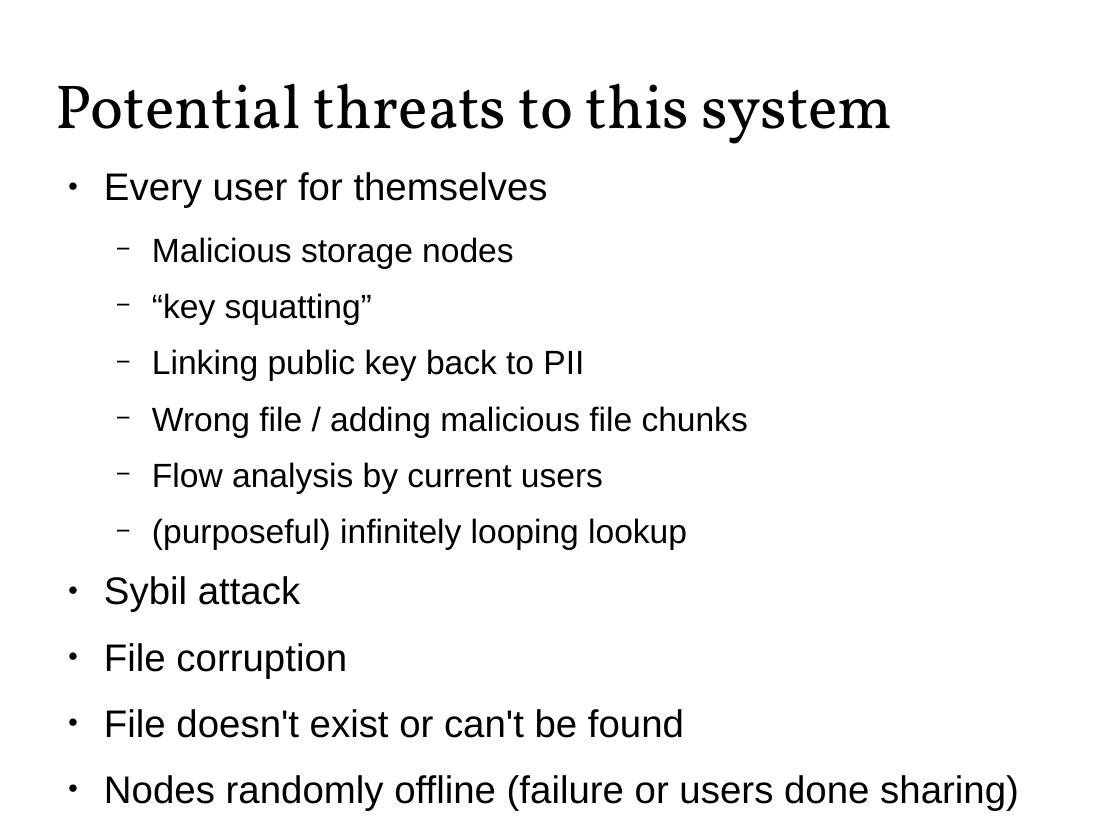
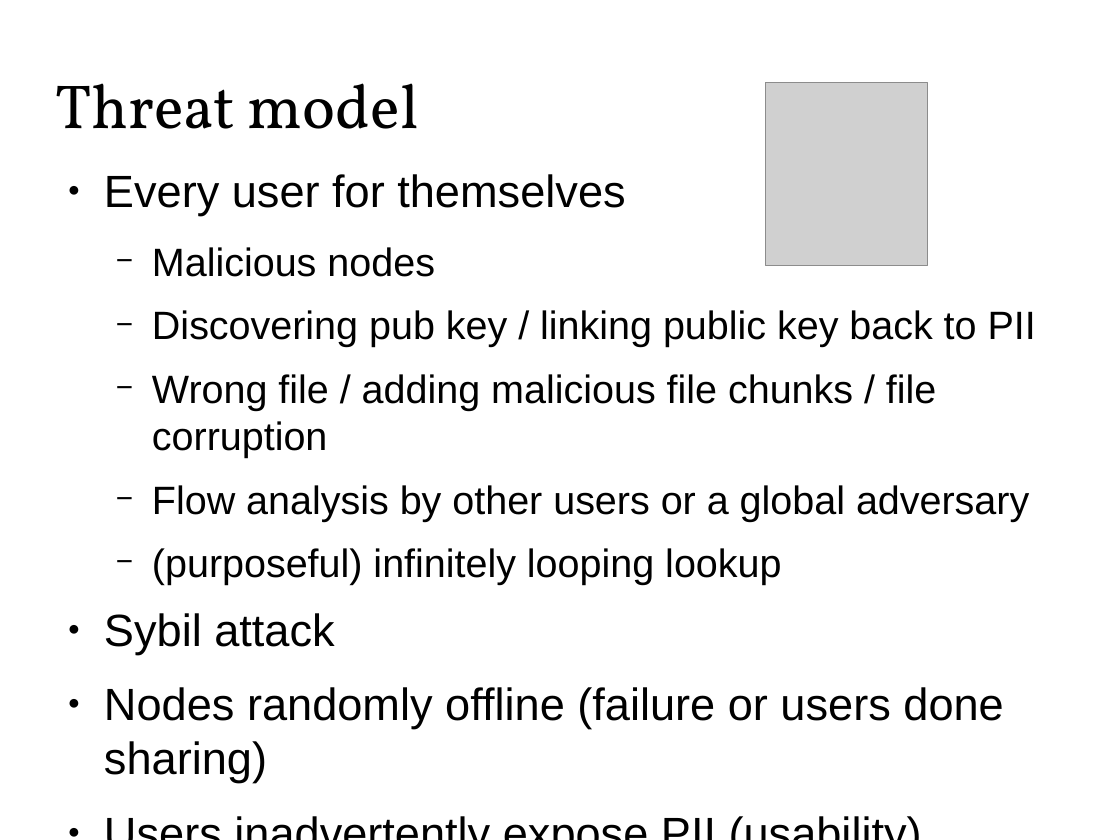
Before and after one commit to Zandrr/phonebook.js, a slide deck: slide 8 of documentation/ecen5013_presentation.odp (slide 12 before the commit). Drawn at 1120x840 pixels with LibreOffice and Linux fonts; fonts in the diff are those of the drawing; grey boxes stand for pictures. Boxes give left, top, right and bottom in pixels: in the first picture for what was removed or moved away, otherwise in the second. Text is boxed around its words. In the diff, an @@ line names an element or a change of style, - is before the commit and + after.

```diff
--- a/documentation/ecen5013_presentation.odp
+++ b/documentation/ecen5013_presentation.odp
@@ title at <box>56,83,419,129</box>: text changed @@
-Potential threats to this system
+Threat model
@@ picture added at <box>765,82,928,265</box> @@
@@ text at <box>104,174,1036,783</box>: text changed; size 27.2 to 32 pt @@
-● Usability (users inadvertently expose PII)
-● ...probably more
+● Users inadvertently expose PII (usability)
@@ text at <box>104,174,1003,783</box>: size 27.2 to 32 pt in "Every user for themselves", "Sybil attack", "Nodes randomly offline (failure or users done ..."; size 23.8 to 28 pt in "(purposeful) infinitely looping lookup" @@
@@ text at <box>152,247,1036,521</box>: text changed; size 23.8 to 28 pt @@
-  − Malicious storage nodes
-  − “key squatting”
-  − Linking public key back to PII
-  − Wrong file / adding malicious file chunks
-  − Flow analysis by current users
+  − Malicious nodes
+  − Discovering pub key / linking public key back to PII
+  − Wrong file / adding malicious file chunks / file corruption
+  − Flow analysis by other users or a global adversary
@@ text at <box>104,643,684,738</box>: paragraphs removed @@
-● File corruption
-● File doesn't exist or can't be found
```
Also in this commit, not shown: 9 other slides changed, 5 slides added, 10 slides removed.
